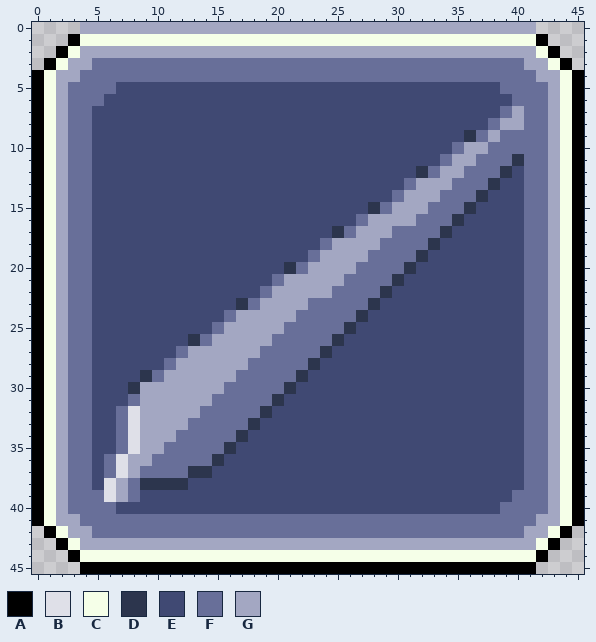
Two states of a pixel-art sprite, Buffs/buff/buffDLSB_Spellweaver_latex.png. Above: the version before the commit.
The file is 46x46 pixels.
Palette (. is transparent): A #000000  B #dfe0e8  C #f5ffe8  D #2c354d  E #404973  F #686f99  G #a3a7c2
Pixels before, first column x 0:
 0 ....GGGGGGGGGGGGGGGGGGGGGGGGGGGGGGGGGGGGGG....
 1 ...ACCCCCCCCCCCCCCCCCCCCCCCCCCCCCCCCCCCCCCA...
 2 ..ACGGGGGGGGGGGGGGGGGGGGGGGGGGGGGGGGGGGGGGCA..
 3 .ACGGFFFFFFFFFFFFFFFFFFFFFFFFFFFFFFFFFFFFGGCA.
 4 ACGGFFFFFFFFFFFFFFFFFFFFFFFFFFFFFFFFFFFFFFGGCA
 5 ACGFFFFEEEEEEEEEEEEEEEEEEEEEEEEEEEEEEEEFFFFGCA
 6 ACGFFFEEEEEEEEEEEEEEEEEEEEEEEEEEEEEEEEEEFFFGCA
 7 ACGFFEEEEEEEEEEEEEEEEEEEEEEEEEEEEEEEEEEFGFFGCA
 8 ACGFFEEEEEEEEEEEEEEEEEEEEEEEEEEEEEEEEEFGGFFGCA
 9 ACGFFEEEEEEEEEEEEEEEEEEEEEEEEEEEEEEEDFGFFFFGCA
10 ACGFFEEEEEEEEEEEEEEEEEEEEEEEEEEEEEEFGGFFFFFGCA
11 ACGFFEEEEEEEEEEEEEEEEEEEEEEEEEEEEEFGGFFFDFFGCA
12 ACGFFEEEEEEEEEEEEEEEEEEEEEEEEEEEDFGGFFFDEFFGCA
13 ACGFFEEEEEEEEEEEEEEEEEEEEEEEEEEFGGGFFFDEEFFGCA
14 ACGFFEEEEEEEEEEEEEEEEEEEEEEEEEFGGGFFFDEEEFFGCA
15 ACGFFEEEEEEEEEEEEEEEEEEEEEEEDFGGGFFFDEEEEFFGCA
16 ACGFFEEEEEEEEEEEEEEEEEEEEEEFGGGGFFFDEEEEEFFGCA
17 ACGFFEEEEEEEEEEEEEEEEEEEEDFGGGFFFFDEEEEEEFFGCA
18 ACGFFEEEEEEEEEEEEEEEEEEEFGGGGFFFFDEEEEEEEFFGCA
19 ACGFFEEEEEEEEEEEEEEEEEEFGGGGFFFFDEEEEEEEEFFGCA
20 ACGFFEEEEEEEEEEEEEEEEDFGGGGFFFFDEEEEEEEEEFFGCA
21 ACGFFEEEEEEEEEEEEEEEFGGGGGFFFFDEEEEEEEEEEFFGCA
22 ACGFFEEEEEEEEEEEEEEFGGGGGFFFFDEEEEEEEEEEEFFGCA
23 ACGFFEEEEEEEEEEEEDFGGGGFFFFFDEEEEEEEEEEEEFFGCA
24 ACGFFEEEEEEEEEEEFGGGGGFFFFFDEEEEEEEEEEEEEFFGCA
25 ACGFFEEEEEEEEEEFGGGGGFFFFFDEEEEEEEEEEEEEEFFGCA
26 ACGFFEEEEEEEEDFGGGGGFFFFFDEEEEEEEEEEEEEEEFFGCA
27 ACGFFEEEEEEEFGGGGGGFFFFFDEEEEEEEEEEEEEEEEFFGCA
28 ACGFFEEEEEEFGGGGGGFFFFFDEEEEEEEEEEEEEEEEEFFGCA
29 ACGFFEEEEDFGGGGGGFFFFFDEEEEEEEEEEEEEEEEEEFFGCA
30 ACGFFEEEDGGGGGGGFFFFFDEEEEEEEEEEEEEEEEEEEFFGCA
31 ACGFFEEEFGGGGGGFFFFFDEEEEEEEEEEEEEEEEEEEEFFGCA
32 ACGFFEEFBGGGGGFFFFFDEEEEEEEEEEEEEEEEEEEEEFFGCA
33 ACGFFEEFBGGGGFFFFFDEEEEEEEEEEEEEEEEEEEEEEFFGCA
34 ACGFFEEFBGGGFFFFFDEEEEEEEEEEEEEEEEEEEEEEEFFGCA
35 ACGFFEEFBGGFFFFFDEEEEEEEEEEEEEEEEEEEEEEEEFFGCA
36 ACGFFEFBGGFFFFFDEEEEEEEEEEEEEEEEEEEEEEEEEFFGCA
37 ACGFFEFBGFFFFDDEEEEEEEEEEEEEEEEEEEEEEEEEEFFGCA
38 ACGFFEBGFDDDDEEEEEEEEEEEEEEEEEEEEEEEEEEEEFFGCA
39 ACGFFFBGFEEEEEEEEEEEEEEEEEEEEEEEEEEEEEEEFFFGCA
40 ACGFFFFEEEEEEEEEEEEEEEEEEEEEEEEEEEEEEEEFFFFGCA
41 ACGGFFFFFFFFFFFFFFFFFFFFFFFFFFFFFFFFFFFFFFGGCA
42 .ACGGFFFFFFFFFFFFFFFFFFFFFFFFFFFFFFFFFFFFGGCA.
43 ..ACGGGGGGGGGGGGGGGGGGGGGGGGGGGGGGGGGGGGGGCA..
44 ...ACCCCCCCCCCCCCCCCCCCCCCCCCCCCCCCCCCCCCCA...
45 ....AAAAAAAAAAAAAAAAAAAAAAAAAAAAAAAAAAAAAA....
Now the later version:
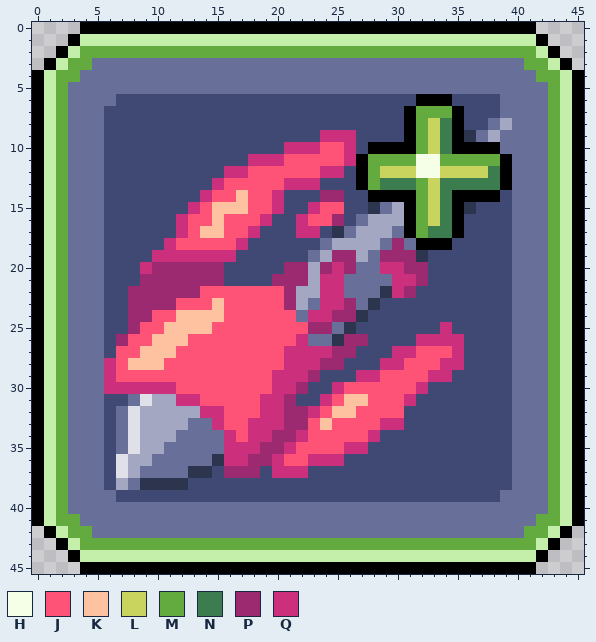
Colours new in this view: H #f5ffe8  J #ff5277  K #ffc2a1  L #c8d45d  M #63ab3f  N #3b7d4f  P #9c2a70  Q #cc2f7b
From the commit log: SIXTEEN BUFF SPRITES FML
From old to new:
colour C: #f5ffe8 -> #c4efaa
Changed rows in their new state; - is a pixel that keeps its letter.
first column x 2:
 0 --AAAAAAAAAAAAAAAAAAAAAAAAAAAAAAAAAAAAAA--
 2 --MMMMMMMMMMMMMMMMMMMMMMMMMMMMMMMMMMMMMM--
 3 -MM------------------------------------MM-
 4 MM--------------------------------------MM
 5 M----FFFFFFFFFFFFFFFFFFFFFFFFFFFFFFFF----M
 6 M---F-------------------------AAA----F---M
 7 M--F-------------------------AMMMA----F--M
 8 M--F-------------------------AMLNA----F--M
 9 M--F------------------QQQ----AMLNA-------M
10 M--F---------------QQQJJQ-AAAAMLNAAAA----M
11 M--F------------QQQJJJJJQAMMMMHHMMMMMAF--M
12 M--F----------QQJJJJJJQQ-AMLLLHHLLLLNAF--M
13 M--F---------QJJJJJQQQ---AMNNNMLNNNNNAF--M
14 M--F--------QJJKJJQ---PP--AAAAMLNAAAA-F--M
15 M--F-------QJKKKJJQ--QJJ-----AMLNA----F--M
16 M--F------QJJKJJJQ--QJJP-----AMLNA----F--M
17 M--F------QJKKJJQ---QQ-------AMNNA----F--M
18 M--F-----QJJJJJQ------------P-AAA-----F--M
19 M--F----QQQQQQQ--------PP--PPP--------F--M
20 M--F---QPPPPPP-----PP-PQP--QQPP-------F--M
21 M--F---PPPPPPP----PPP-QQ----QQP-------F--M
22 M--F--PPPPPPJJJJJJJP--QQ----QP--------F--M
23 M--F--PPPPJJJKJJJJJP--QQP-------------F--M
24 M--F--PPJJKKKKJJJJJJ-QQPP-------------F--M
25 M--F--PJJKKKKJJJJJJJJPP---------Q-----F--M
26 M--F-PJJKKKJJJJJJJJJQ---PP----QQQQ----F--M
27 M--F-JJKKKJJJJJJJJJQQQQPP---QQJJJQ----F--M
28 M--FQJKKKJJJJJJJJJJQQQPP---QQJJJQQ----F--M
29 M--FQJJJJJJJJJJJJJQQQP---QQJJJJQQ-----F--M
30 M--FQQQQQQJJJJJJJJQQP--QJJJJJJQ-------F--M
31 M--F---B--QQJJJJJQQP--QJKKJJJQ--------F--M
32 M--F--------QQJJJQQPPQJKKJJJJ---------F--M
33 M--F---------QJJQQQPPJKJJJJQQ---------F--M
34 M--F----------QJQQPPQJJJJJQ-----------F--M
35 M--F----------QQQPPQJJJJQQ------------F--M
36 M--FE---------QQPPQJJQQQ--------------F--M
37 M--FE---------PPP-QQQ-----------------F--M
38 M--FE---------------------------------F--M
39 M---FEE------------------------------F---M
40 M----FFFFFFFFFFFFFFFFFFFFFFFFFFFFFFFF----M
41 MM--------------------------------------MM
42 -MM------------------------------------MM-
43 --MMMMMMMMMMMMMMMMMMMMMMMMMMMMMMMMMMMMMM--
